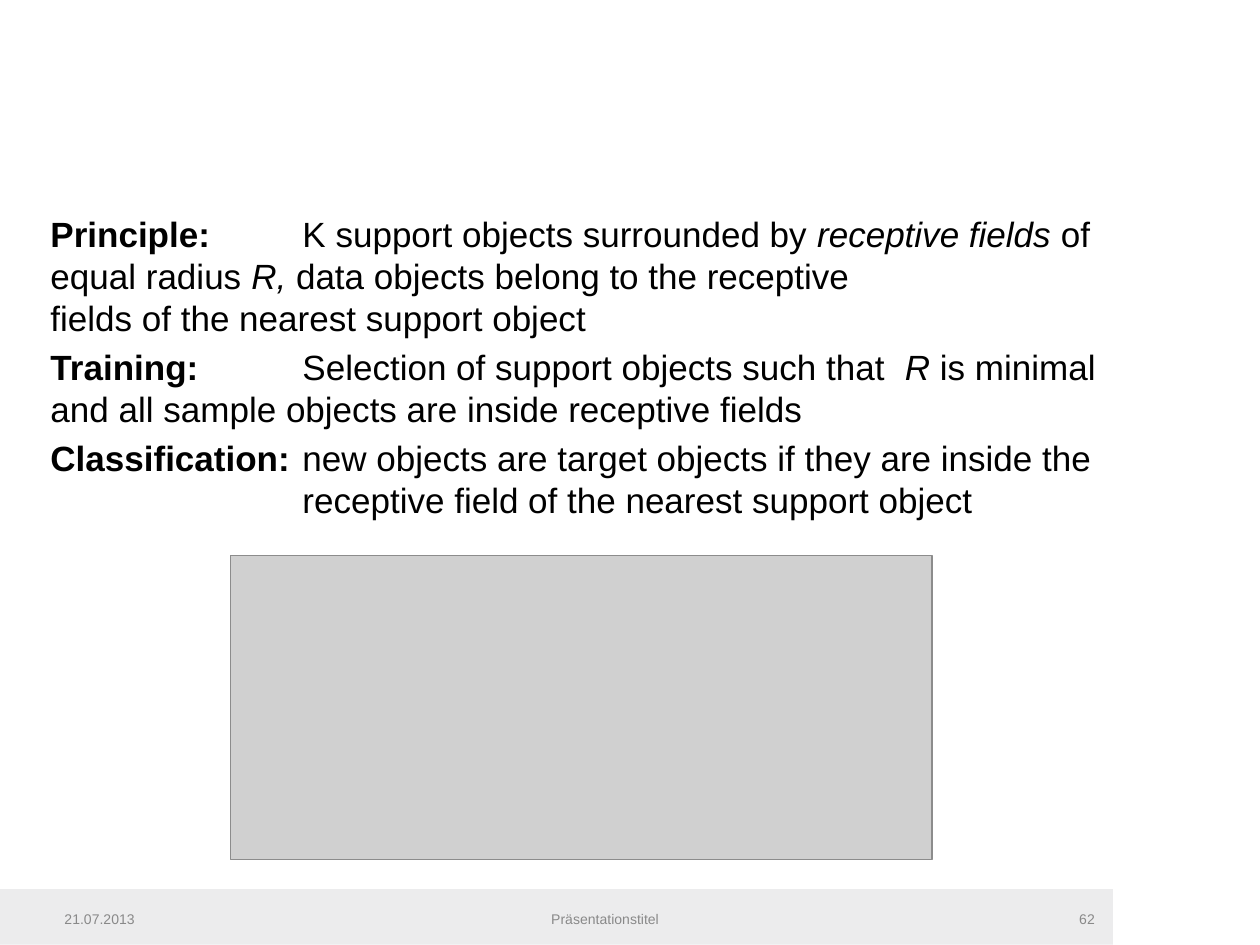
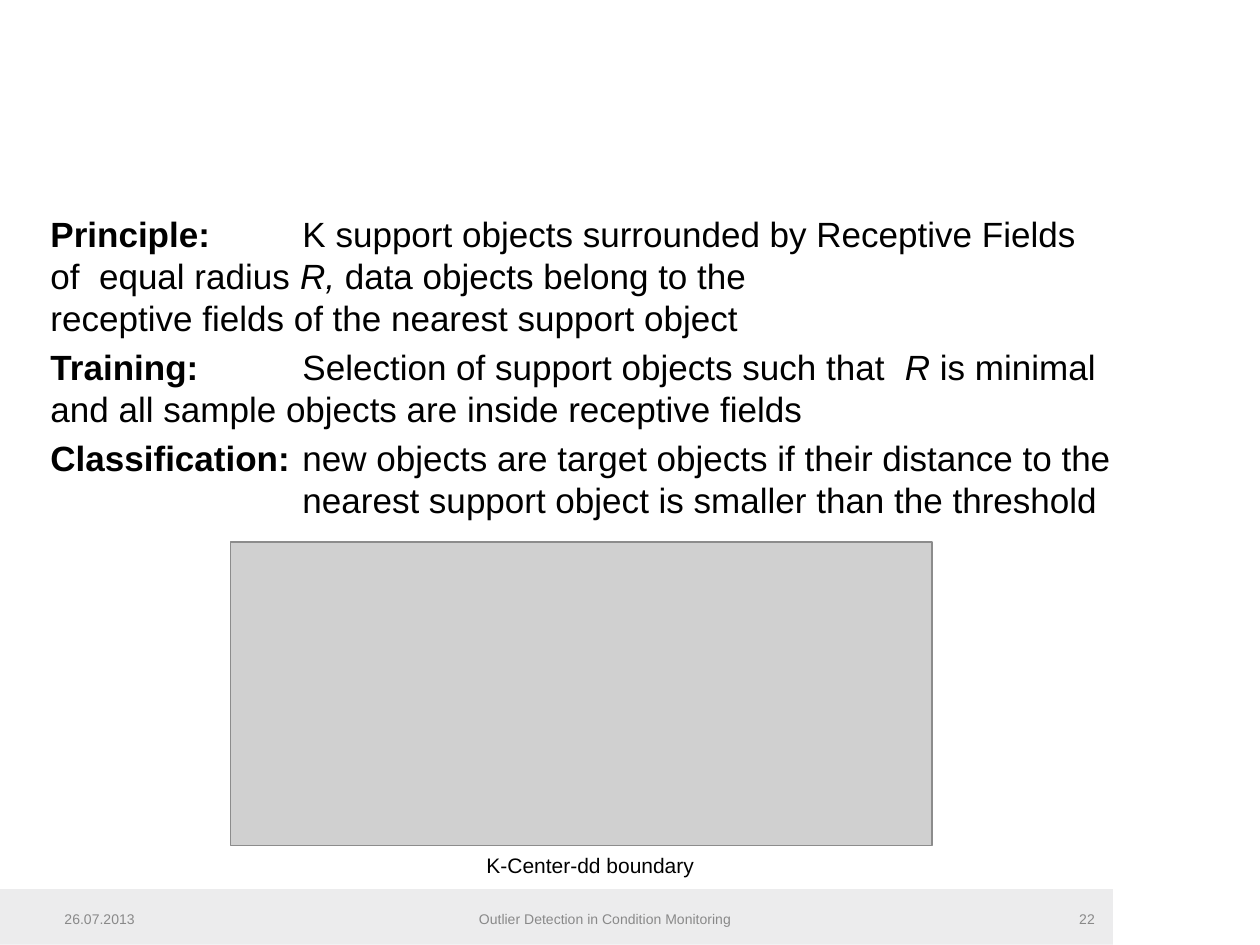
Before and after one commit to fera0013/MasterThesis, a slide deck: slide 22 of Documentation/SemiSupervisedMethodsInConditionMonitoring1.pptx (slide 62 before the commit). Drawn at 1260x945 pixels with LibreOffice and Linux fonts; fonts in the diff are those of the drawing; grey boxes stand for pictures; background and template pictures are left out. Boxes give left, top, right and bottom in pixels: in the first picture for what was removed or moved away, otherwise in the second. Text is boxed around its words. In the diff, an @@ line names an element or a change of style, - is before the commit and + after.

Commit message:
Outlier Detection in Condition Monitoring Documentation

```diff
--- a/Documentation/SemiSupervisedMethodsInConditionMonitoring1.pptx
+++ b/Documentation/SemiSupervisedMethodsInConditionMonitoring1.pptx
@@ text at (50, 221, 1075, 338): text changed @@
-Principle: K support objects surrounded by receptive fields of equal radius R, data objects belong to the receptive fields of the nearest support object
+Principle: K support objects surrounded by Receptive Fields of equal radius R, data objects belong to the receptive fields of the nearest support object
@@ text at (50, 445, 1111, 520): text changed @@
-Classification: new objects are target objects if they are inside the receptive field of the nearest support object
+Classification: new objects are target objects if their distance to the nearest support object is smaller than the threshold
@@ picture: place and size @@
-picture at (231, 556, 932, 859)
+picture at (231, 542, 932, 845)
@@ text added at (486, 857, 693, 877), 12 pt, text #000000 @@
+K-Center-dd boundary
@@ text at (64, 914, 134, 924): text changed @@
-21.07.2013
+26.07.2013
@@ text at (479, 914, 731, 927): text changed @@
-Präsentationstitel
+Outlier Detection in Condition Monitoring
@@ page number at (1079, 914, 1095, 924): text changed @@
-62
+22
```
Also in this commit, not shown: 40 other slides changed, 4 slides added, 91 slides removed, 6 other files.
